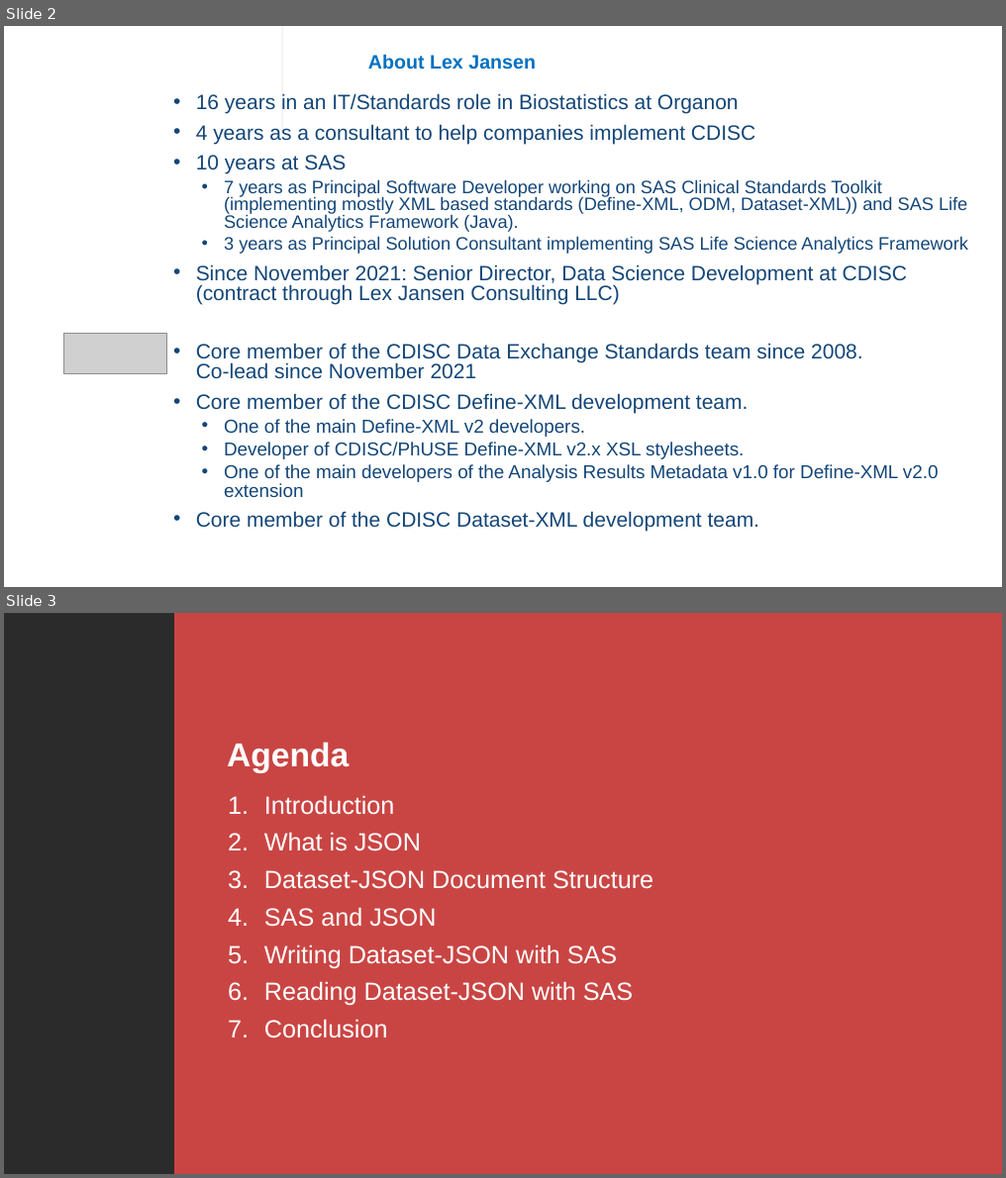
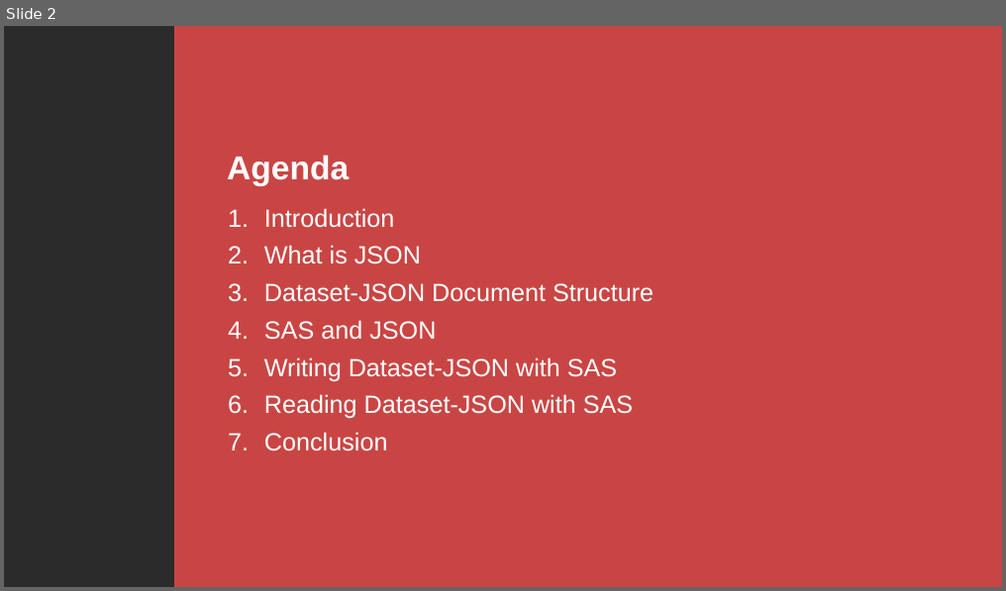
Before and after one commit to lexjansen/dataset-json-sas, a slide deck: doc/Dataset-JSON-SAS-implementation.pptx. Shown one above the other, each under a label of ours: slides 2 and 3 before the commit, slide 2 after it. The pictures are 1006x1178 and 1006x591 pixels, drawn with LibreOffice and Linux fonts; fonts in the diff are those of the drawing; grey boxes stand for pictures; background and template pictures are left out; a plain dark background stands for a picture behind light text. Boxes give left, top, right and bottom in pixels: in the first picture for what was removed or moved away, otherwise in the second. Text is boxed around its words. In the diff, an @@ line names an element or a change of style, - is before the commit and + after.

```diff
--- a/doc/Dataset-JSON-SAS-implementation.pptx
+++ b/doc/Dataset-JSON-SAS-implementation.pptx
@@ slide 2 removed at bbox=[4, 26, 1002, 587], background picture (left out) @@
@@ line removed from (282, 26) to (282, 132) @@
@@ text removed at bbox=[368, 54, 536, 70] @@
-About Lex Jansen
@@ text removed at bbox=[196, 93, 968, 531] @@
-• 16 years in an IT/Standards role in Biostatistics at Organon
-• 4 years as a consultant to help companies implement CDISC
-• 10 years at SAS
-  • 7 years as Principal Software Developer working on SAS Clinical Standards Toolkit (implementing mostly XML based standards (Define-XML, ODM, Dataset-XML)) and SAS Life Science Analytics Framework (Java).
-  • 3 years as Principal Solution Consultant implementing SAS Life Science Analytics Framework
-• Since November 2021: Senior Director, Data Science Development at CDISC
-  (contract through Lex Jansen Consulting LLC)
-• Core member of the CDISC Data Exchange Standards team since 2008.
-  Co-lead since November 2021
-• Core member of the CDISC Define-XML development team.
-  • One of the main Define-XML v2 developers.
-  • Developer of CDISC/PhUSE Define-XML v2.x XSL stylesheets.
-  • One of the main developers of the Analysis Results Metadata v1.0 for Define-XML v2.0 extension
-• Core member of the CDISC Dataset-XML development team.
@@ picture removed at bbox=[63, 333, 166, 374] @@
@@ what was slide 3 is now slide 2 @@
```
Also in this commit, not shown: 11 slides changed, 2 other files.
